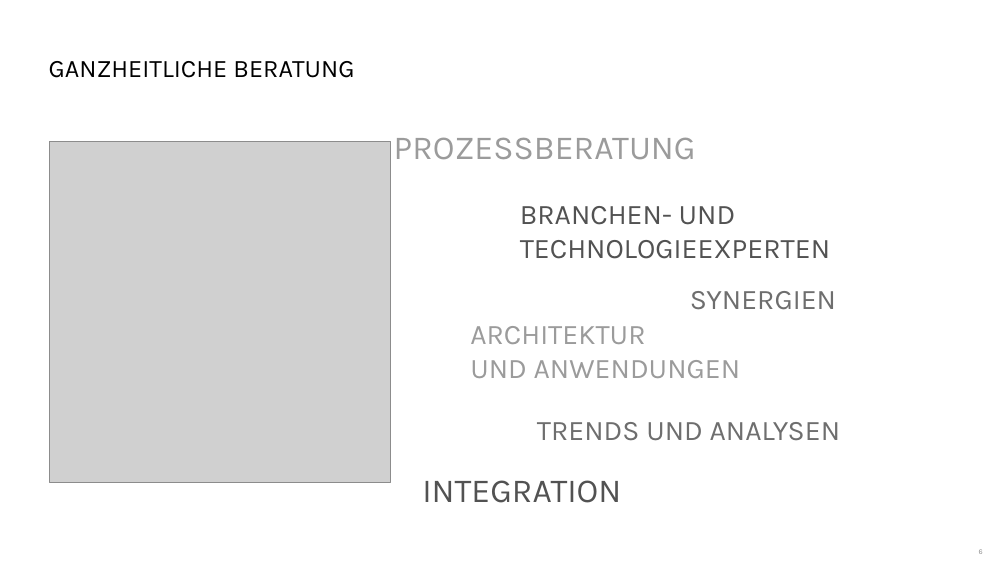
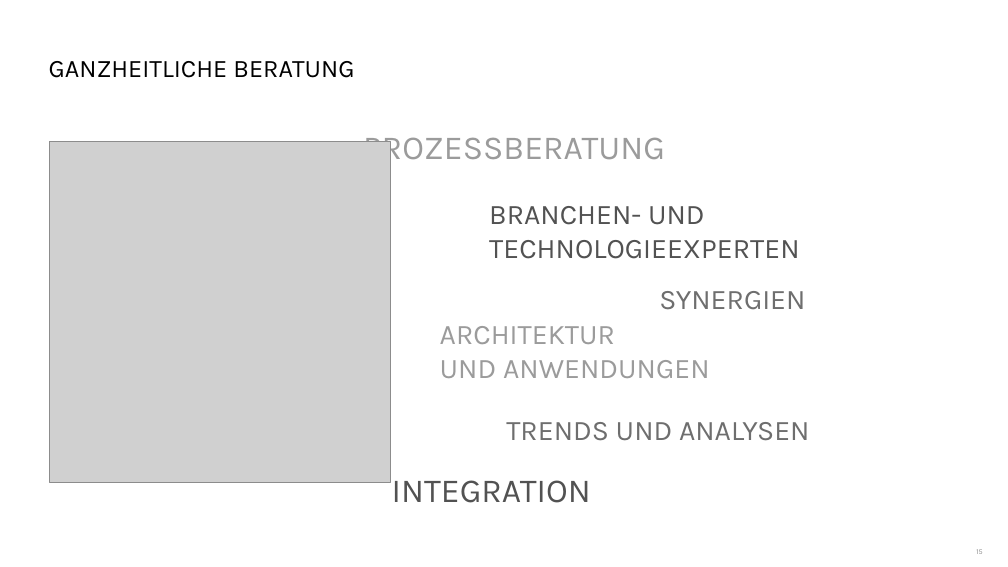
Before and after one commit to danielbeckmann/DotNETJumpStart, a slide deck: slide 15 of 01. Überblick/01. Jump Start Überblick.pptx (slide 6 before the commit). Drawn at 1008x567 pixels with LibreOffice and Linux fonts; fonts in the diff are those of the drawing; grey boxes stand for pictures; background and template pictures are left out. Boxes give left, top, right and bottom in pixels: in the first picture for what was removed or moved away, otherwise in the second. Text is boxed around its words. In the diff, an @@ line names an element or a change of style, - is before the commit and + after.

```diff
--- a/01. Überblick/01. Jump Start Überblick.pptx
+++ b/01. Überblick/01. Jump Start Überblick.pptx
@@ 6 texts: place and size @@
-6 texts at [394, 137, 841, 503]
+6 texts at [363, 137, 810, 503]
@@ page number at [976, 549, 983, 554]: text changed @@
-6
+15
```
Also in this commit, not shown: 5 other slides changed, 15 slides added, 3 slides removed, 4 other files.
